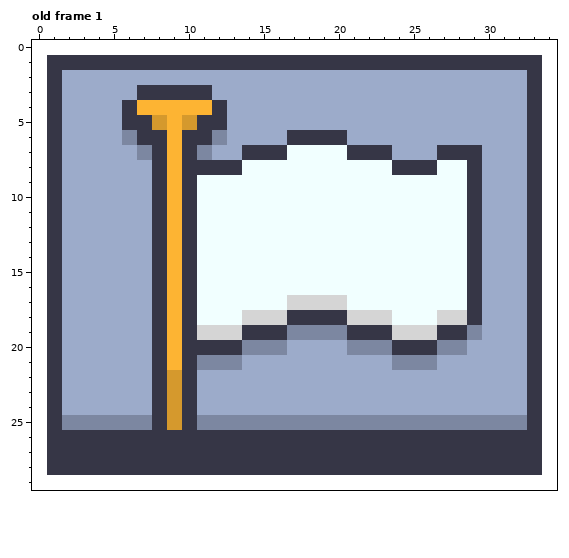
File history of a pixel-art file, sprites/surrender-flag.aseprite. The picture above was drawn from the file before the commit.
33x28 pixels, 1 frame. Colours within 5 levels of each other are drawn and written as one. Shown: old frame 1. The old version is drawn lined up with the new one, on the new canvas. The commit also changed other frames, which this record leaves out.
After the commit:
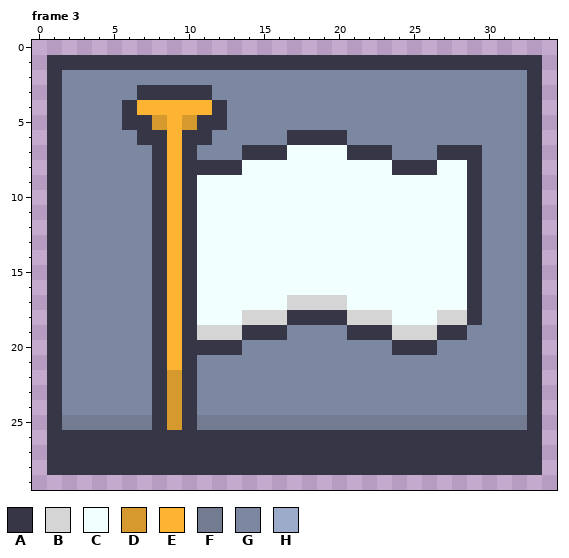
Palette (. is transparent): A #363646  B #d5d5d5  C #f1ffff  D #d5992d  E #fdb433  F #727b8f  G #7c87a1  H #9cabca
A new or re-ordered frame is compared with the old frame closest to it.
From old to new:
canvas 33x28 -> 35x30, the old top-left corner now at 1,1
frames 1 -> 3
Frame 3 is new; against old frame 1:
Colour G becomes colour F in row 25 at x 2 to 7 and 11 to 32.
Colour H becomes colour G in row 2 at x 2 to 32; in row 3 at x 2 to 6 and 12 to 32; in rows 4 to 5 at x 2 to 5 and 13 to 32; in row 6 at x 2 to 5, 13 to 16 and 21 to 32; in row 7 at x 2 to 6, 12 to 13, 24 to 26 and 30 to 32; in rows 8 to 19 at x 2 to 7 and 30 to 32.
Colour H becomes colour G in row 20 at x 2 to 7, 17 to 20 and 29 to 32; in row 21 at x 2 to 7, 14 to 23 and 27 to 32; in rows 22 to 24 at x 2 to 7 and 11 to 32.
